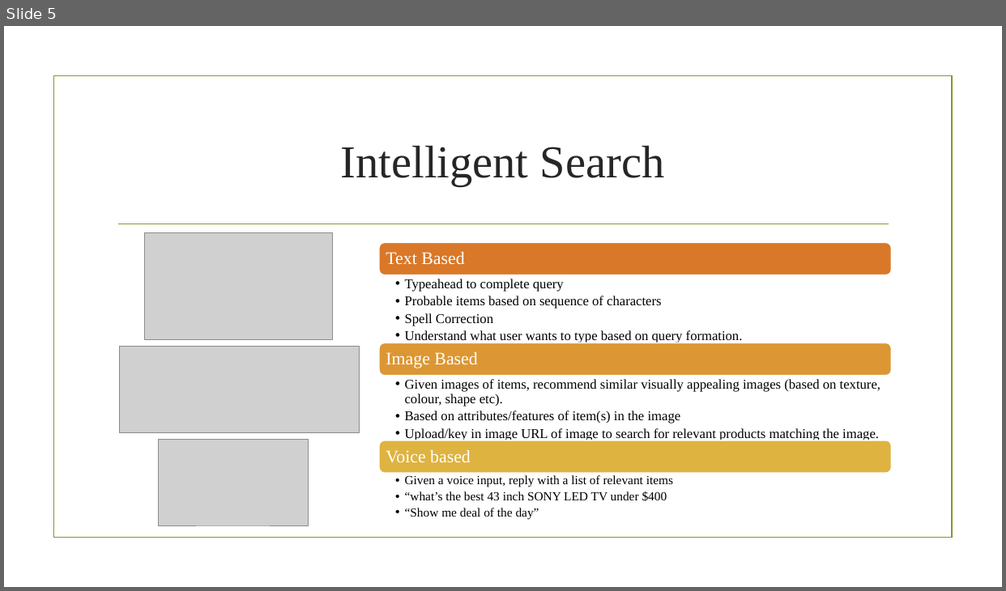
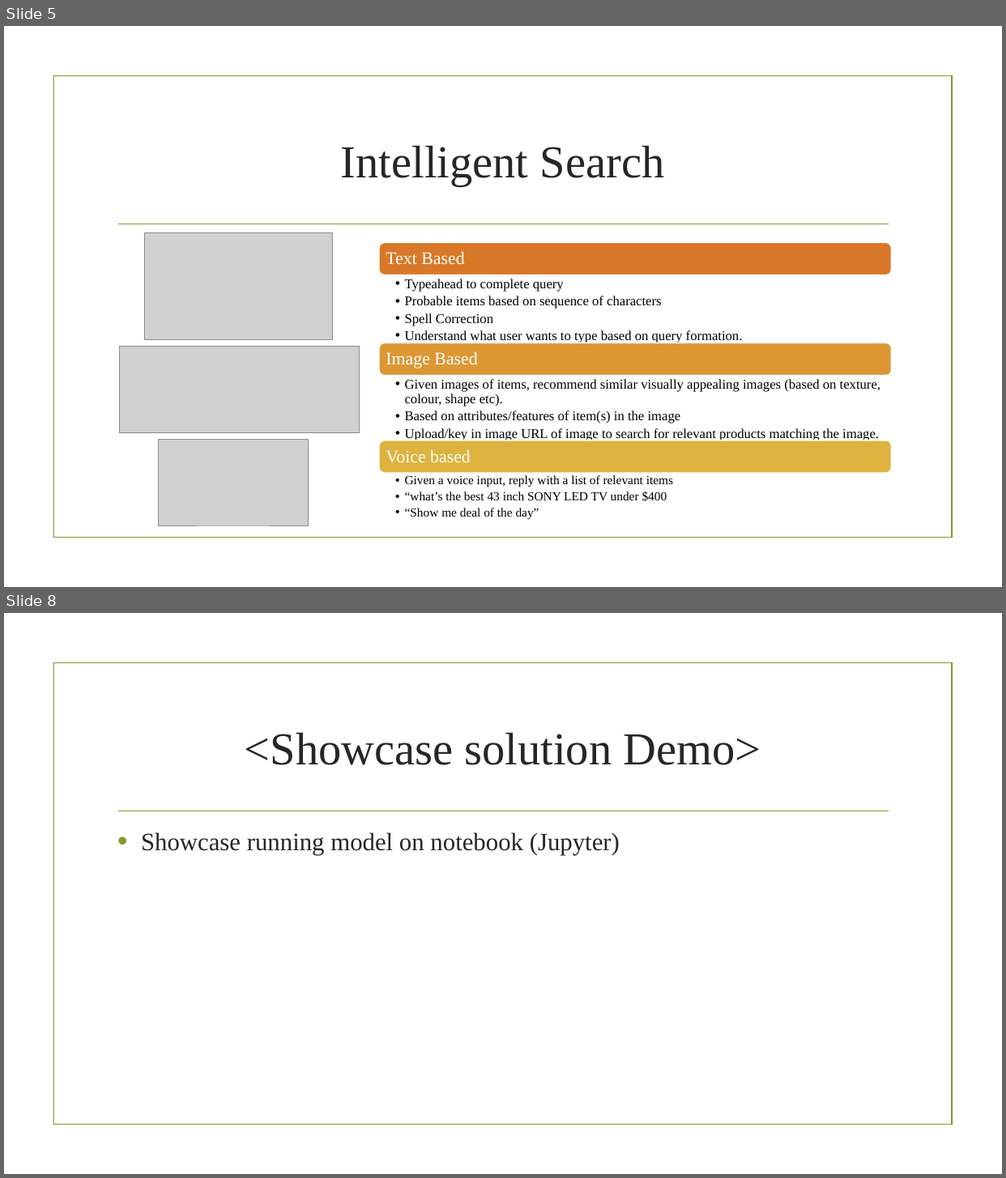
Before and after one commit to nitindatta/fuzze, a slide deck: cognitive-ecommercev0.1.pptx. Shown one above the other, each under a label of ours: slide 5 before the commit, slides 5 and 8 after it; the slides between them are not shown. The pictures are 1006x591 and 1006x1178 pixels, drawn with LibreOffice and Linux fonts; fonts in the diff are those of the drawing; grey boxes stand for pictures; background and template pictures are left out. Boxes give left, top, right and bottom in pixels: in the first picture for what was removed or moved away, otherwise in the second. Text is boxed around its words. In the diff, an @@ line names an element or a change of style, - is before the commit and + after.

```diff
--- a/cognitive-ecommercev0.1.pptx
+++ b/cognitive-ecommercev0.1.pptx
@@ slide 8 added at (x1=4, y1=613, x2=1002, y2=1174), background picture (left out); not listed: 2 template elements that a slide beside it also shows @@
@@ title added at (x1=245, y1=733, x2=761, y2=765), 44 pt, text #262626 @@
+<Showcase solution Demo>
@@ text added at (x1=141, y1=833, x2=620, y2=855), 24 pt, text #262626 @@
+• Showcase running model on notebook (Jupyter)
```
Also in this commit, not shown: 1 slide changed, 2 other slides added.
